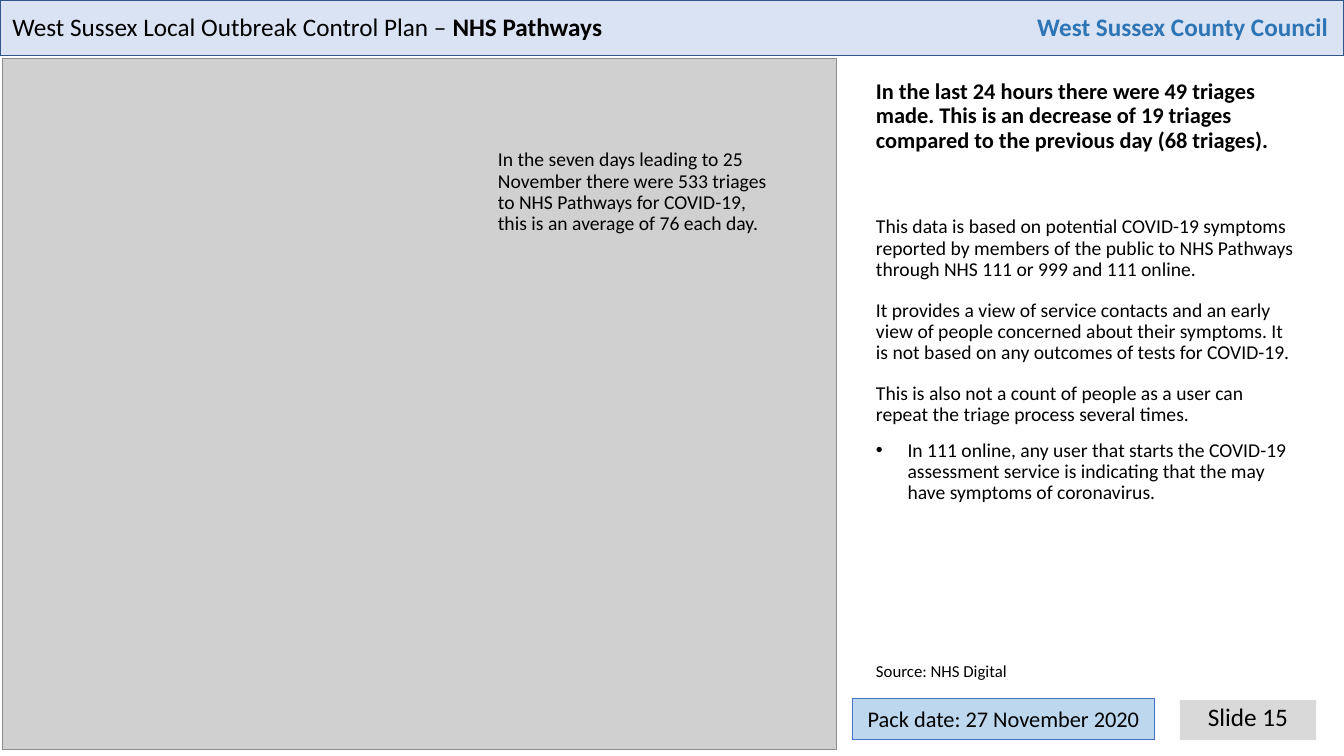
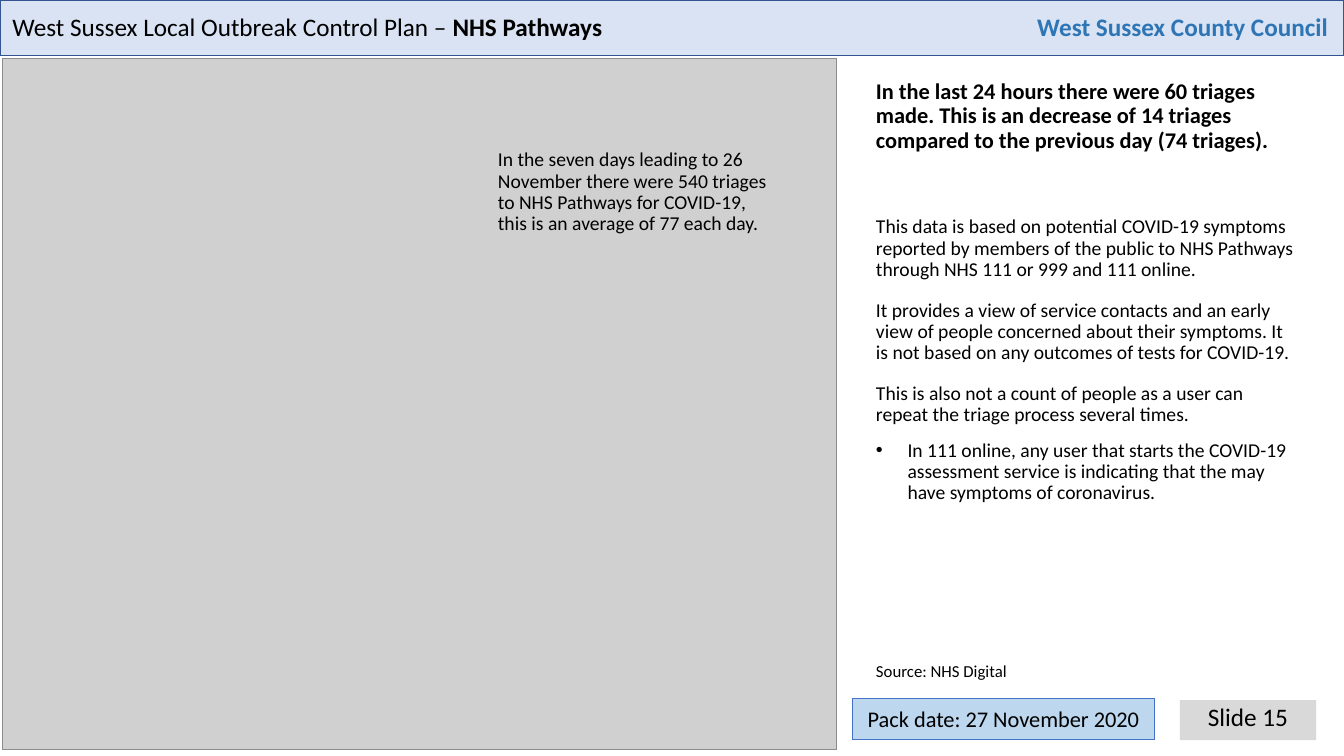
Before and after one commit to psychty/wsx_covid_datapack_public, a slide deck: slide 15 of Latest_West_Sussex_C19_slide_deck.pptx. Drawn at 1344x756 pixels with LibreOffice and Linux fonts; fonts in the diff are those of the drawing; grey boxes stand for pictures. Boxes give left, top, right and bottom in pixels: in the first picture for what was removed or moved away, otherwise in the second. Text is boxed around its words. In the diff, an @@ line names an element or a change of style, - is before the commit and + after.

```diff
--- a/Latest_West_Sussex_C19_slide_deck.pptx
+++ b/Latest_West_Sussex_C19_slide_deck.pptx
@@ text at (876, 83, 1268, 152): text changed @@
-In the last 24 hours there were 49 triages made. This is an decrease of 19 triages compared to the previous day (68 triages).
+In the last 24 hours there were 60 triages made. This is an decrease of 14 triages compared to the previous day (74 triages).
@@ text at (498, 152, 766, 234): text changed @@
-In the seven days leading to 25 November there were 533 triages to NHS Pathways for COVID-19, this is an average of 76 each day.
+In the seven days leading to 26 November there were 540 triages to NHS Pathways for COVID-19, this is an average of 77 each day.
```
Also in this commit, not shown: 4 other slides changed, 46 other files.
